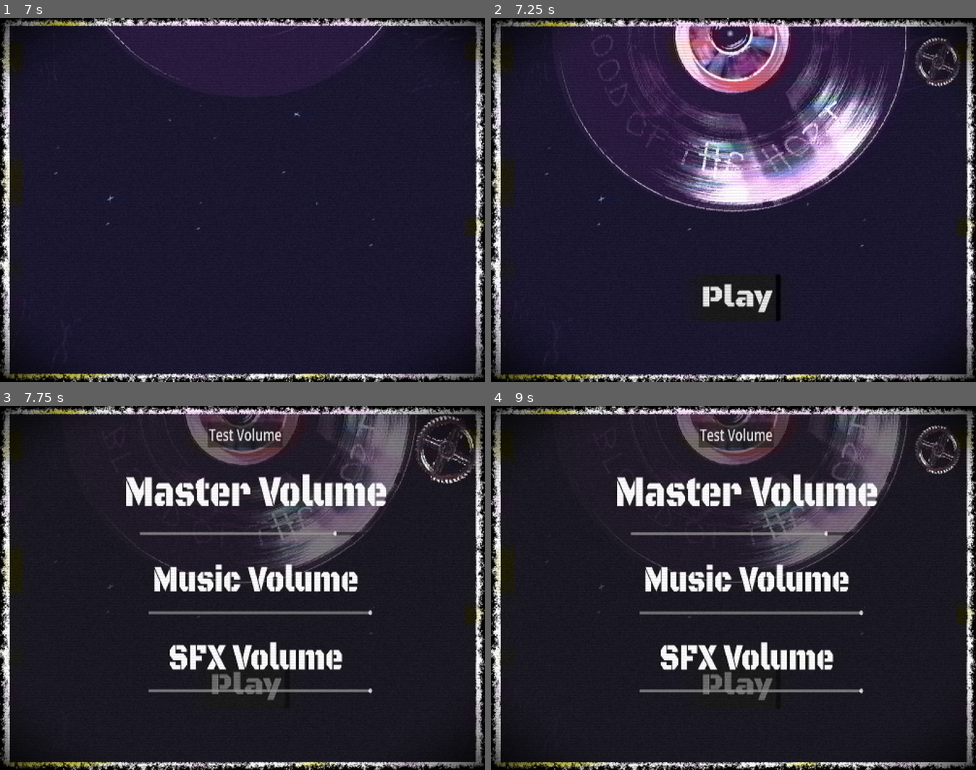
Above: before the commit, frames 1-4 (two rows, left to right).
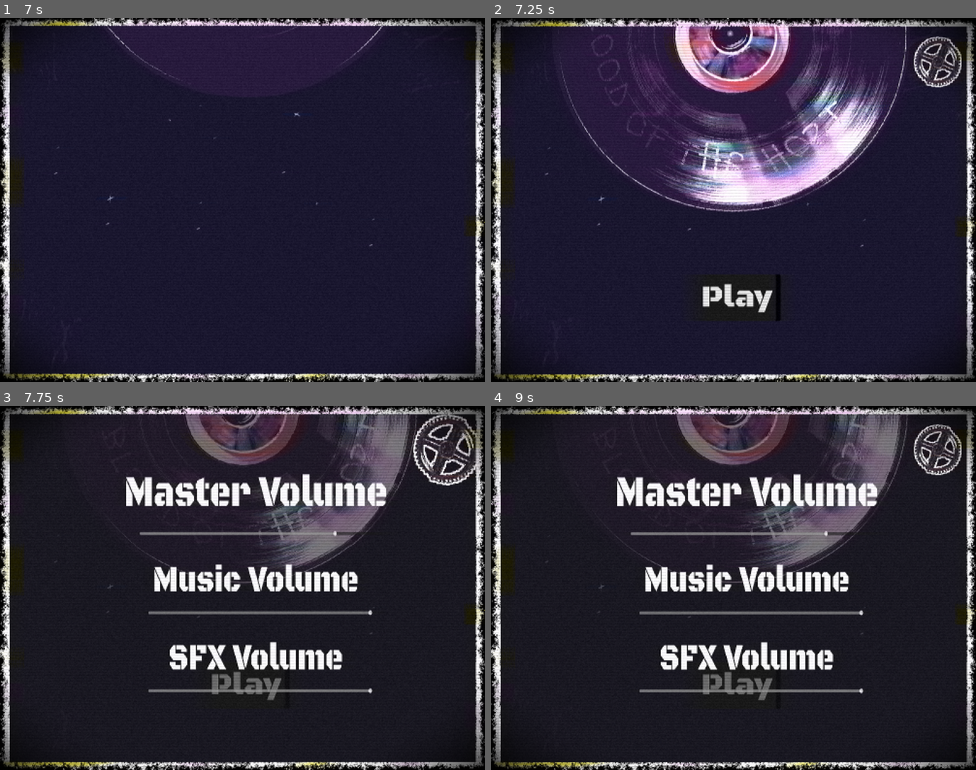
Above: after the commit, the same moments.

Repository: howarja/Vampire-Game
Game: Godot game, scene res://scenes/mainMenu.tscn
Same seed, same stepped clock (60 frames per second), same inputs: the game is played once before the commit and once after it.
Inputs (mouse positions are in pixels of both pictures, inside the frame that each line leads up to):
- Up to frame 1 (7 s): tap Enter at 0.5 s; move the mouse to (349, 181) at 0.52 s; press the mouse at (349, 181) at 0.53 s; move the mouse to (145, 218) at 1.27 s; release the mouse at (145, 218) at 1.28 s; click (145, 218) at 1.35 s; move the mouse to (291, 119) at 2.02 s; press the mouse at (291, 119) at 2.03 s; move the mouse to (218, 272) at 2.77 s; release the mouse at (218, 272) at 2.78 s; click (218, 272) at 2.85 s; move the mouse to (388, 254) at 3.52 s; press the mouse at (388, 254) at 3.53 s; move the mouse to (97, 145) at 4.27 s; release the mouse at (97, 145) at 4.28 s; click (97, 145) at 4.35 s; move the mouse to (266, 200) at 5.02 s; press the mouse at (266, 200) at 5.03 s; move the mouse to (169, 109) at 5.77 s; release the mouse at (169, 109) at 5.78 s; click (169, 109) at 5.85 s; move the mouse to (349, 181) at 6.52 s; press the mouse at (349, 181) at 6.53 s
- Up to frame 2 (7.25 s): no input
- Up to frame 3 (7.75 s): release the mouse at (349, 569) at 7.25 s; click (441, 446) at 7.25 s
- Up to frame 4 (9 s): click (738, 435) at 8 s, where only the run before the commit has a clickable "Test Volume"; click "Play" at 8.75 s

Frame 1 is identical in both runs. In frame 2, 0.4% of the frame differs, in the area x 87-97%, y 5-20%; in frame 3, 1.5%, in the area x 42-99%, y 2-22%; in frame 4, 1.2%.

Commit message:
button settings

Diff:
--- a/scenes/settings.tscn
+++ b/scenes/settings.tscn
@@ -13,15 +13,6 @@
 offset_right = 1924.0
 offset_bottom = 1082.0
 scale = Vector2(0.5248667, 0.7011306)
-
-[node name="testVolume" type="Button" parent="back" unique_id=1725884221]
-layout_mode = 0
-offset_left = 816.0
-offset_top = 47.0
-offset_right = 1110.0
-offset_bottom = 122.0
-theme_override_font_sizes/font_size = 48
-text = "Test Volume"
 
 [node name="masterVolumeSlider" type="HSlider" parent="back" unique_id=111225825]
 layout_mode = 0
@@ -118,7 +109,6 @@
 scale = Vector2(1.140625, 1.140625)
 texture = ExtResource("3_f4mfi")
 
-[connection signal="pressed" from="back/testVolume" to="." method="_on_test_volume_pressed"]
 [connection signal="value_changed" from="back/masterVolumeSlider" to="." method="_on_master_volume_slider_value_changed"]
 [connection signal="value_changed" from="back/musicVolumeSlider" to="." method="_on_music_volume_slider_value_changed"]
 [connection signal="value_changed" from="back/SFXVolumeSlider" to="." method="_on_sfx_volume_slider_value_changed"]
Binary file changed: Sprites/gear.png
